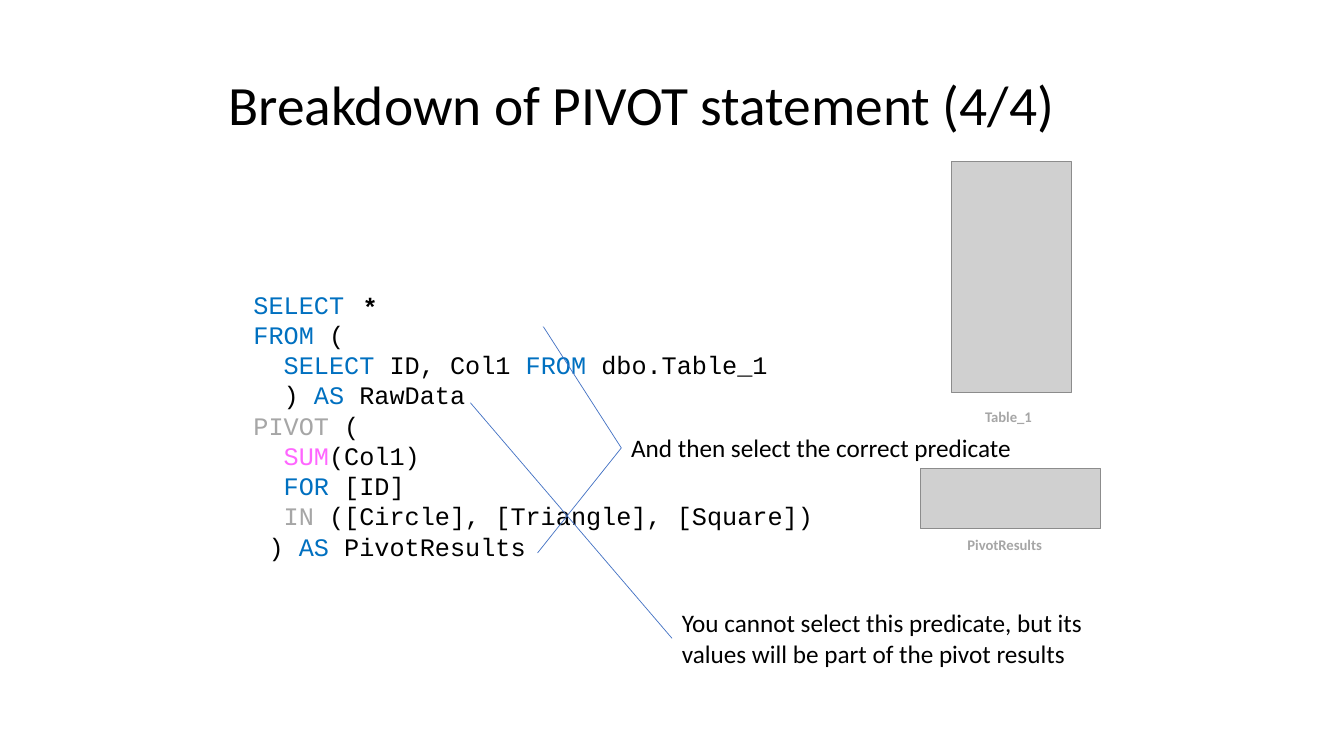
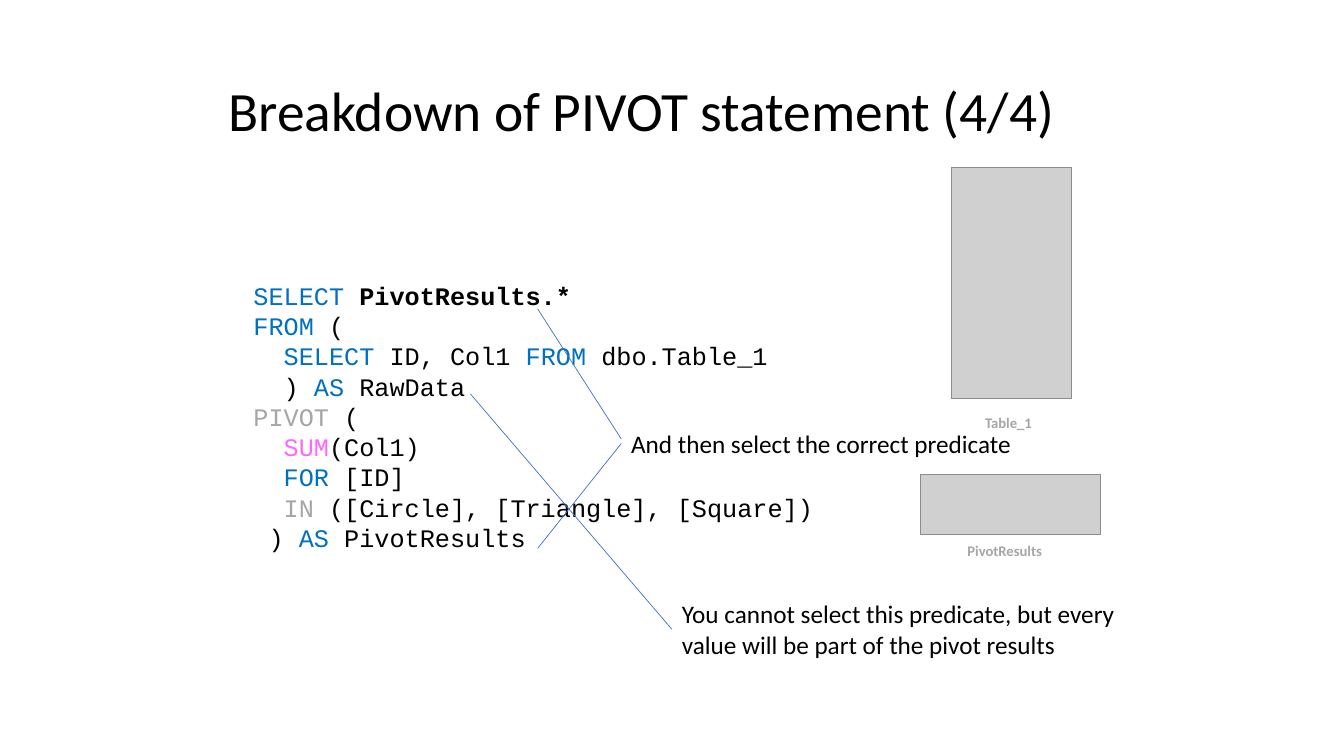
Before and after one commit to jbfoushee/MyPresentations, a slide deck: slide 19 of TSQL_Pivot_Operators/T-SQL Pivot Clause v6.pptx. Drawn at 1344x756 pixels with LibreOffice and Linux fonts; fonts in the diff are those of the drawing; grey boxes stand for pictures. Boxes give left, top, right and bottom in pixels: in the first picture for what was removed or moved away, otherwise in the second. Text is boxed around its words. In the diff, an @@ line names an element or a change of style, - is before the commit and + after.

```diff
--- a/TSQL_Pivot_Operators/T-SQL Pivot Clause v6.pptx
+++ b/TSQL_Pivot_Operators/T-SQL Pivot Clause v6.pptx
@@ text removed at box(353, 286, 638, 327) @@
-*
@@ 2 lines, 1 text: place and size @@
-2 lines, 1 text at box(253, 297, 813, 638)
+2 lines, 1 text at box(253, 286, 813, 629)
@@ line moved from (537, 554) - (621, 448) to (537, 548) - (621, 444) @@
@@ text "And then select the correct ...": place and size @@
-text "And then select the correct ..." at box(631, 439, 1010, 461)
+text "And then select the correct ..." at box(631, 435, 1010, 457)
@@ 2 pictures, 2 texts, 1 title: place and size @@
-2 pictures, 2 texts, 1 title at box(228, 84, 1101, 550)
+2 pictures, 2 texts, 1 title at box(228, 90, 1101, 556)
@@ text at box(682, 605, 1114, 658): text changed @@
-You cannot select this predicate, but its values will be part of the pivot results
+You cannot select this predicate, but every value will be part of the pivot results
```
Also in this commit, not shown: 17 other slides changed, 29 slides added, 2 slides removed, 6 other files.
